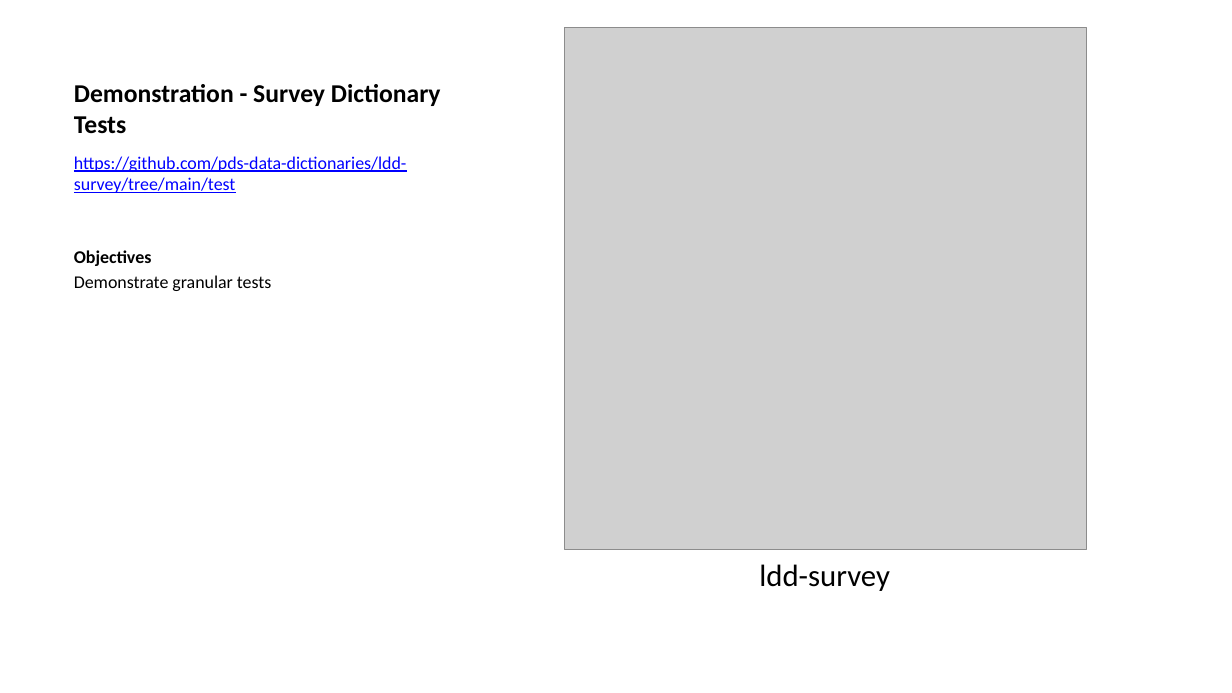
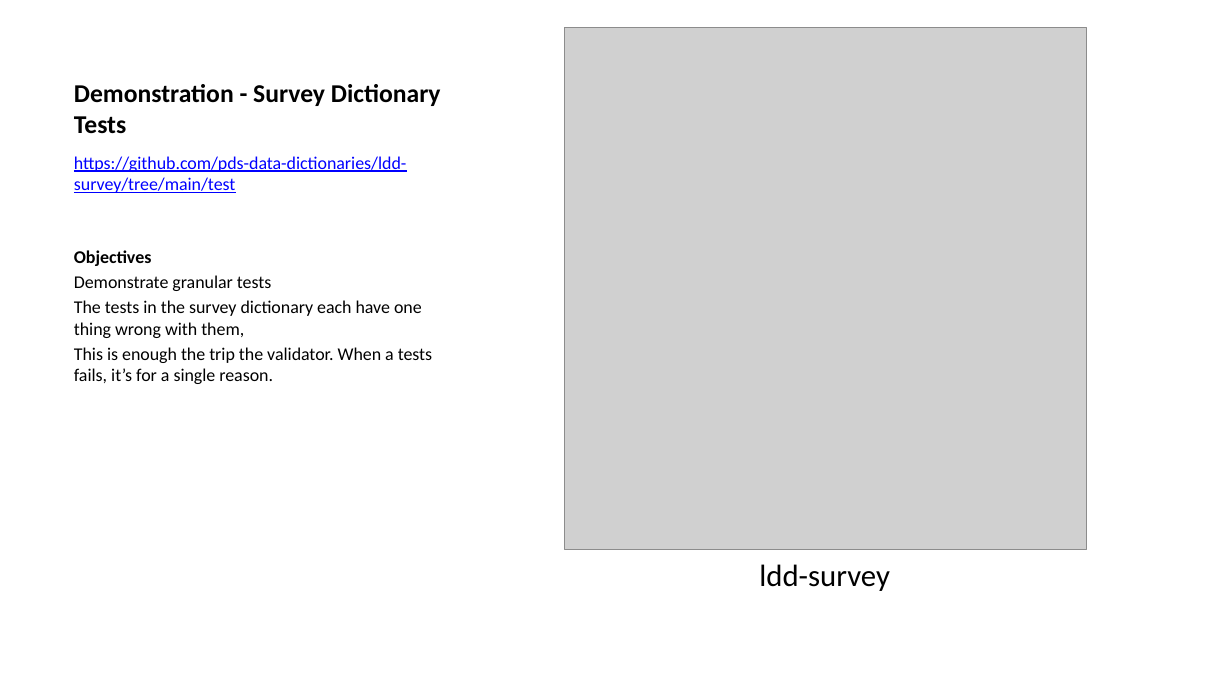
Before and after one commit to sbn-psi/dmsp, a slide deck: slide 7 of LDDTesting/stone-LDDTestingTechniques.pptx. Drawn at 1232x693 pixels with LibreOffice and Linux fonts; fonts in the diff are those of the drawing; grey boxes stand for pictures. Boxes give left, top, right and bottom in pixels: in the first picture for what was removed or moved away, otherwise in the second. Text is boxed around its words. In the diff, an @@ line names an element or a change of style, - is before the commit and + after.

Commit message:
Addded additional information for each existing dictionary demo

```diff
--- a/LDDTesting/stone-LDDTestingTechniques.pptx
+++ b/LDDTesting/stone-LDDTestingTechniques.pptx
@@ text at (74, 300, 432, 384): paragraphs added @@
+The tests in the survey dictionary each have one thing wrong with them,
+This is enough the trip the validator. When a tests fails, it’s for a single reason.
```
Also in this commit, not shown: 6 other slides changed, 2 other files.
